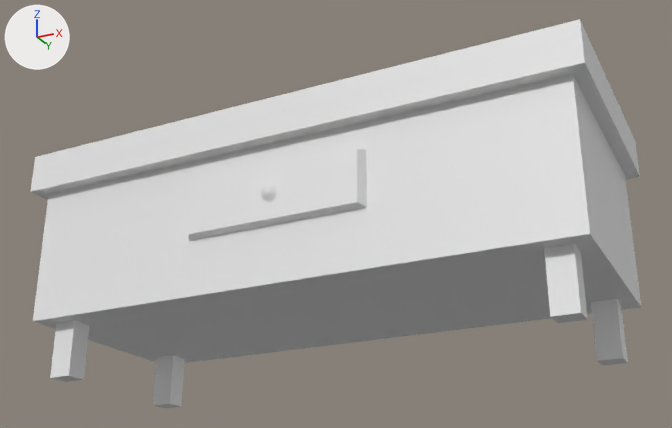
What one commit did to the FBX model Assets/Kmar Project/Wessel/models/commander scene/luxe bureau.fbx.
Both versions are drawn from a 50 mm lens placed at (1.81, -3.55, -1.37), pointed at (0.06, -0.05, 0.2). Lighting does not change. The marker at upper left points along +X, +Y and +Z.
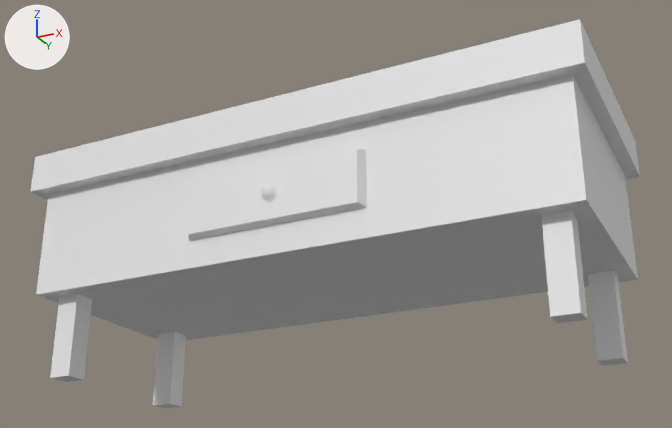
The newer file is also turned or shifted as a whole; pictures and numbers use the older file's frame.

Boxes [x1, y1, x2, y2] around the edits, measured in the pictures (672 x 428 px; the box of a moved part takes in the faces that stretch with it):
'Cube', reshaped: before [30, 19, 641, 409]; after [30, 19, 640, 409]
part 1 of me_cube_001, moved or reshaped: before [33, 197, 641, 405]; after [36, 197, 638, 405]

The change, as a list of edits to the scene's bpy script:
```text
Change me_cube_001:
    where me_cube_001.from_pydata(...)  # 84 vertices, 82 faces; spans x -1.31..1.31, y -0.56..0.56, z -0.5..0.56
    used by ob_cube; location = (0.0, 0.0, 0.0)
    me_cube_001 part 1: all 26 vertices in x -1.25..1.25, y -0.5..0.5, z -0.25 are moved by (0.0, 0.0, 0.12)
```
